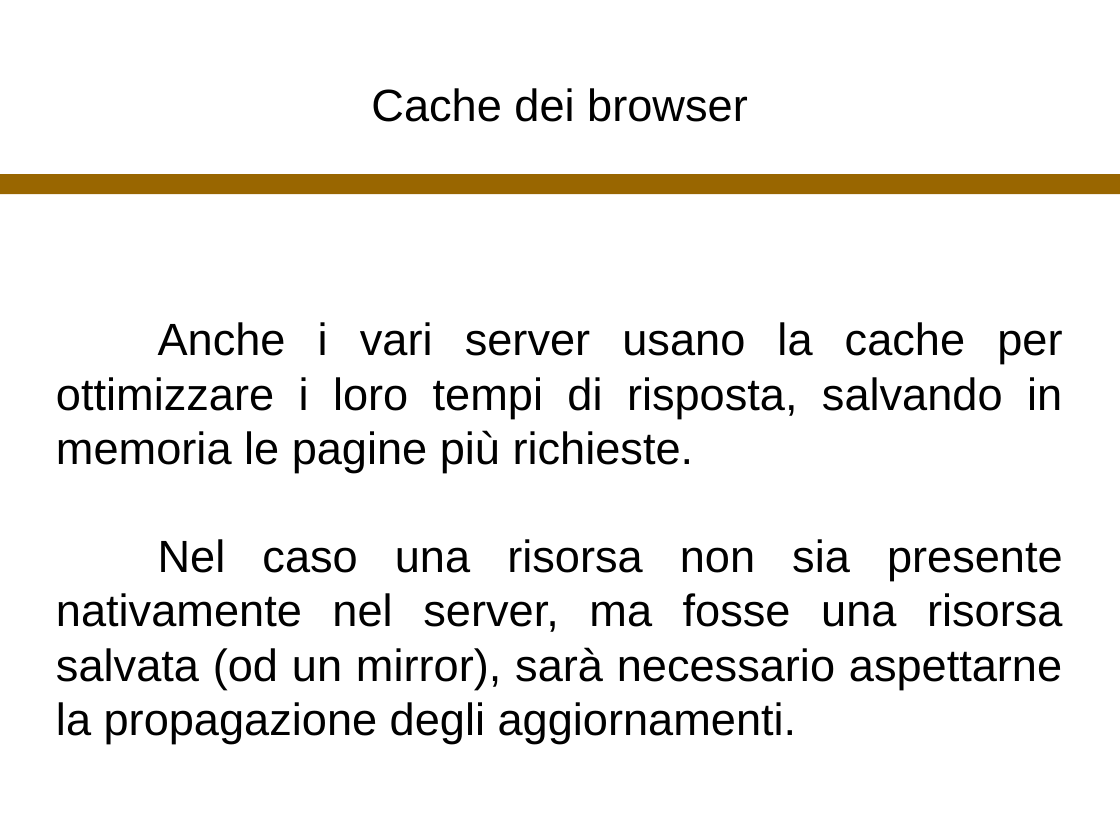
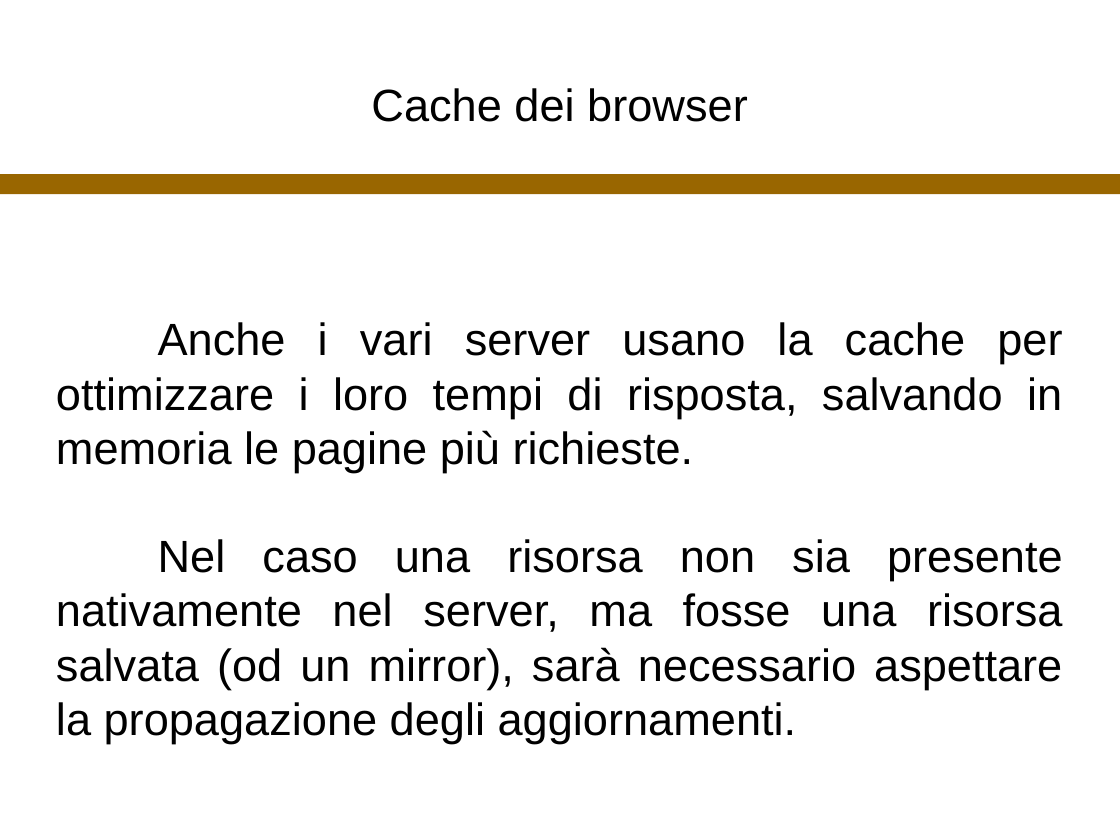
Before and after one commit to ozbaenyk/CorsoCS2019_bennic, a slide deck: slide 21 of Cache2019_bennic.odp. Drawn at 1120x840 pixels with LibreOffice and Linux fonts; fonts in the diff are those of the drawing. Boxes give left, top, right and bottom in pixels: in the first picture for what was removed or moved away, otherwise in the second. Text is boxed around its words. In the diff, an @@ line names an element or a change of style, - is before the commit and + after.

```diff
--- a/Cache2019_bennic.odp
+++ b/Cache2019_bennic.odp
@@ subtitle at (56,539,1063,743): text changed @@
-Nel caso una risorsa non sia presente nativamente nel server, ma fosse una risorsa salvata (od un mirror), sarà necessario aspettarne la propagazione degli aggiornamenti.
+Nel caso una risorsa non sia presente nativamente nel server, ma fosse una risorsa salvata (od un mirror), sarà necessario aspettare la propagazione degli aggiornamenti.
```
Also in this commit, not shown: 12 other slides changed, 1 other file.
